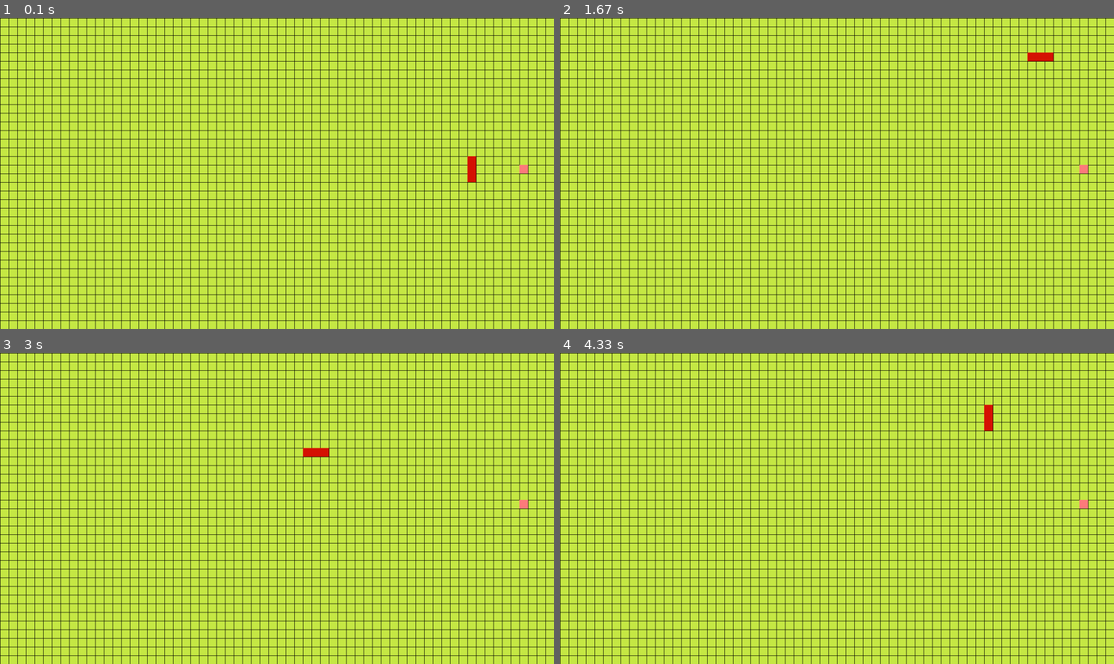
Above: before the commit, frames 1-4 (two rows, left to right).
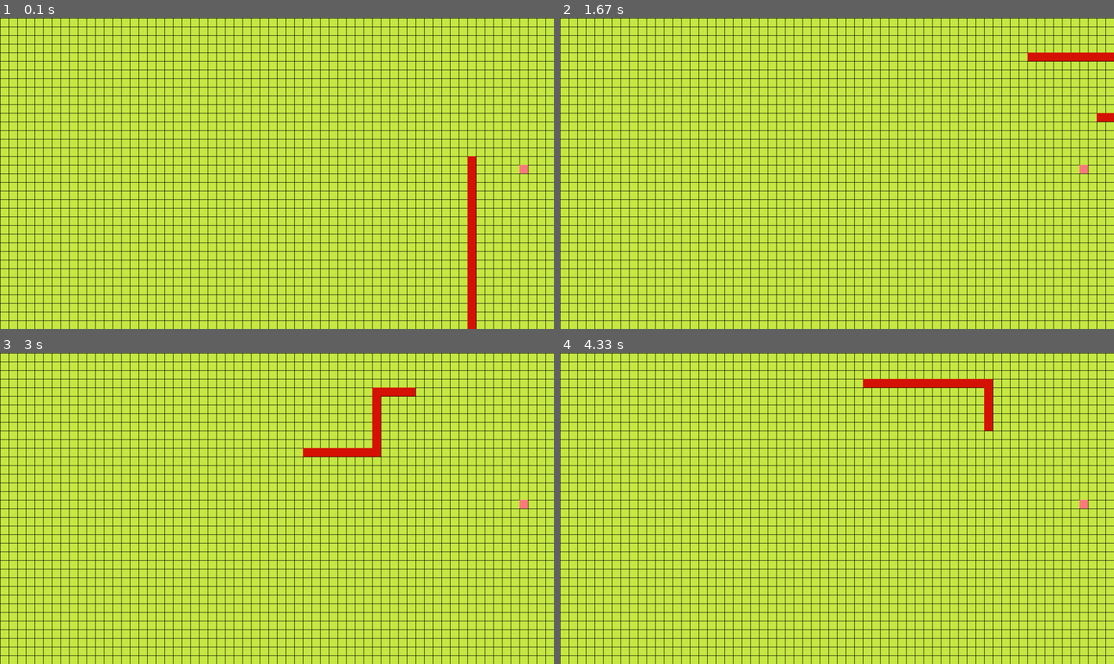
Above: after the commit, the same moments.

Repository: Dominikk27/PyGame-Snake
Game: pygame game, started from src/main.py
The game is run twice, just before and just after one commit, with the same random seed, the same clock (stepped at 60 frames per second) and the same inputs.
Inputs:
- Up to frame 1 (0.1 s): no input
- Up to frame 2 (1.67 s): hold D 0.33-0.8 s; hold W 0.83-1.13 s; hold A 1.17-1.63 s
- Up to frame 3 (3 s): hold S 2.23-2.53 s; hold A 2.57-2.97 s
- Up to frame 4 (4.33 s): hold W 3-3.37 s; hold D 3.4-4.03 s; hold S from 4.07 s (still down)

The runs differ from the first frame. In frame 1, 0.8% of the frame differs, in the area x 84-86%, y 52-100%; in frame 2, 0.4%; in frame 3, 0.8%; in frame 4, 0.8%, in the area x 54-79%, y 8-17%.

Commit message:
update of logic

Diff:
--- a/src/Snake/Snake.py
+++ b/src/Snake/Snake.py
@@ -6,7 +6,28 @@
         self.grow = False
         self.color = (214, 20, 5)
         self.head = (54,18)
-        self.body = [(54, 17), (54, 16)]
+        self.body = [
+            (54, 19),
+            (54, 20),
+            (54, 21),
+            (54, 22),
+            (54, 23),
+            (54, 24),
+            (54, 25),
+            (54, 26),
+            (54, 27),
+            (54, 28),
+            (54, 29),
+            (54, 30),
+            (54, 31),
+            (54, 32),
+            (54, 33),
+            (54, 34),
+            (54, 35),
+            (54, 36),
+            (54, 37),
+        ]
+        #self.body = [(54, 19), (54, 20)]
 
         self.board = board
         self.direction = (0, -1)
@@ -23,13 +44,15 @@
         )
 
         self.body.insert(0, self.head)
-
         self.head = new_head
 
         if not self.grow:
             self.body.pop()
         else:
             self.grow = False
+
+        if self.head in self.body:
+            self.game_over = True
 
 
         if(
